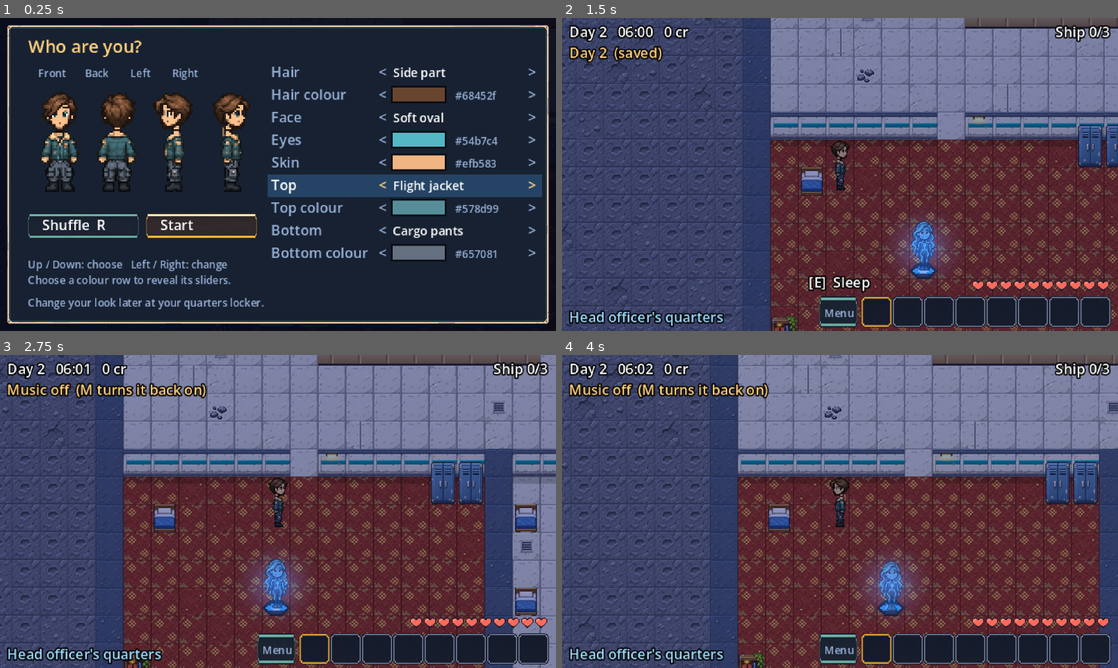
Above: before the commit, frames 1-4 (two rows, left to right).
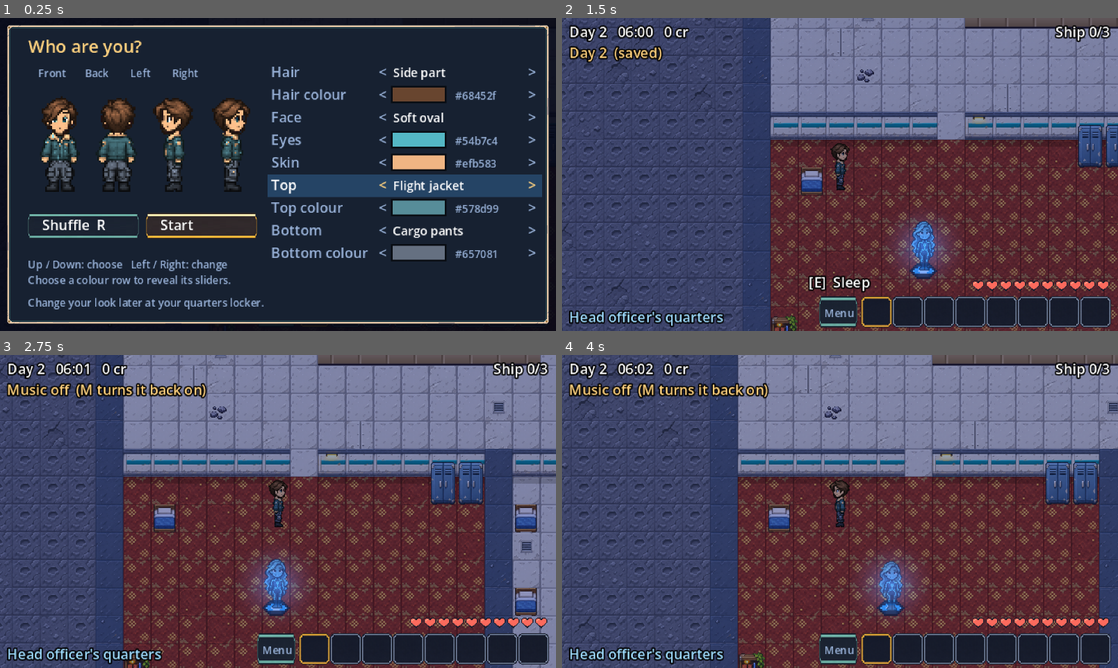
Above: after the commit, the same moments.

Repository: Antrisa/Project-Deneb
Game: Godot game, scene res://main.tscn
Two runs of this game, one before a commit and one after it. Both use one fixed random seed, a clock stepped at 60 frames per second and the inputs below. Sound files missing from this copy of the repository are replaced by a short silence.
Inputs (mouse positions are in pixels of both pictures, inside the frame that each line leads up to):
- Up to frame 1 (0.25 s): no input
- Up to frame 2 (1.5 s): tap Enter at 0.5 s; move the mouse to (962, 158) at 0.52 s; hold D (move_right) 0.53-1.25 s; hold Space (use) 0.53-1.25 s; click (962, 158) at 0.67 s; drag from (728, 190) to (812, 237) at 1.27 s
- Up to frame 3 (2.75 s): tap Space (use) at 2, 2.3 s; move the mouse to (333, 442) at 2.02 s; hold D (move_right) from 2.03 s (still down); hold M (music) from 2.03 s (still down)
- Up to frame 4 (4 s): release D (move_right) at 2.75 s; release M (music) at 2.75 s; drag from (812, 574) to (673, 464) at 2.77 s; move the mouse to (1006, 558) at 3.52 s; hold A (move_left) from 3.53 s (still down); hold Space (use) from 3.53 s (still down); tap R at 3.6 s

The runs differ from the first frame. In frame 1, 2.0% of the frame differs, in the area x 7-45%, y 23-50%; in frame 2, 0.1%; in frame 3, 0.1%; in frame 4, 0.1%.

Commit message:
Fix player: head sits on the shoulders, no skin-coloured blotches on clothes
- Head and hair lowered 3px; neck goes behind the collar, chin over it
- Layer masks cleaned so only skin-toned pixels take the skin colour
  (tools/fix_player_masks.py)

Co-Authored-By: Claude Fable 5.2 <noreply@anthropic.com>
Claude-Session: https://claude.ai/code/session_013NFuzCtsXhGx4vnyseTSue

Diff:
--- a/scripts/player_maker.gd
+++ b/scripts/player_maker.gd
@@ -140,12 +140,29 @@
 		dst.blend_rect(src, Rect2i(sx, sy, w, h), Vector2i(dx, dy))
 
 
-# Composite the same baked frames used by the offline editor. No independent body shifts:
-# the shared waist overlap, shoulder pivots and hip pivots are already in the layers.
+# How far the head (face and hair) is lowered so it sits on the shoulders, and the last row of
+# the head in each pose (below it is neck, which goes behind the collar).
+const HEAD_DROP := 3
+const CHIN_ROW := [25, 24, 24]
+
+
+# The full walk sheet: 4 directions across, 3 rows (standing, step A, step B), 32x64 frames.
+# The arm and leg movement is already drawn into the layers; this stacks them.
 func sheet(look_in: Dictionary) -> ImageTexture:
 	var look: Dictionary = tidy(look_in)
+	var bottoms: Image = _tinted("bottoms", look)
+	var tops: Image = _tinted("tops", look)
+	var faces: Image = _tinted("faces", look)
+	var hair: Image = _tinted("hair", look)
 	var out: Image = Image.create_empty(128, 192, false, Image.FORMAT_RGBA8)
-	for k in LAYERS:
-		var layer: Image = _tinted(k, look)
-		out.blend_rect(layer, Rect2i(0, 0, 128, 192), Vector2i.ZERO)
+	out.blend_rect(bottoms, Rect2i(0, 0, 128, 192), Vector2i.ZERO)
+	for pose in 3:
+		var y: int = pose * 64
+		var chin: int = CHIN_ROW[pose]
+		# Face and neck first, then the top so the collar covers the neck,
+		# then the head again so the chin sits over the collar, then the hair.
+		out.blend_rect(faces, Rect2i(0, y, 128, 64 - HEAD_DROP), Vector2i(0, y + HEAD_DROP))
+		out.blend_rect(tops, Rect2i(0, y, 128, 64), Vector2i(0, y))
+		out.blend_rect(faces, Rect2i(0, y, 128, chin + 1), Vector2i(0, y + HEAD_DROP))
+		out.blend_rect(hair, Rect2i(0, y, 128, 64 - HEAD_DROP), Vector2i(0, y + HEAD_DROP))
 	return ImageTexture.create_from_image(out)
Binary file changed: art/player/bottoms_mask.png
Binary file changed: art/player/hair_mask.png
Binary file changed: art/player/tops_mask.png
